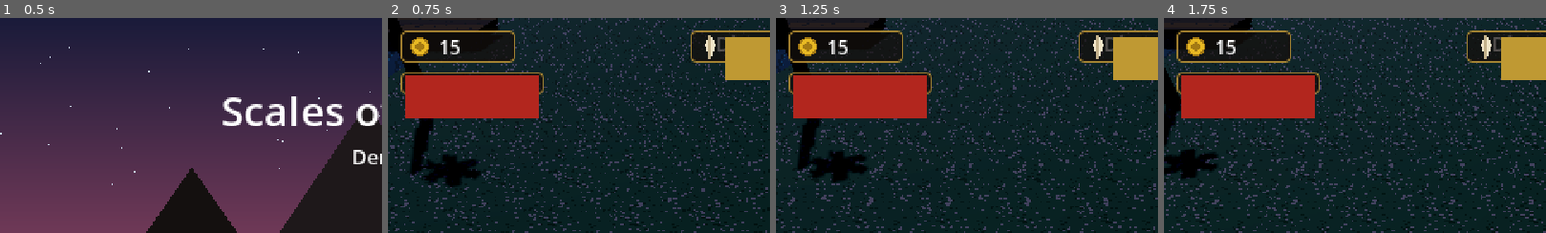
Above: before the commit, frames 1-4 (left to right).
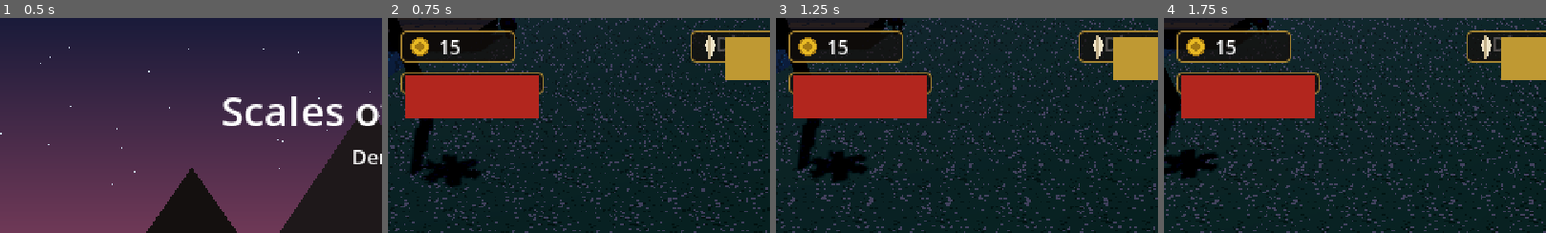
Above: after the commit, the same moments.

Repository: Aslannt/ScalesOfAnubis
Game: Godot game, scene res://scenes/ui/Main.tscn
Same seed, same stepped clock (60 frames per second), same inputs: the game is played once before the commit and once after it.
Inputs (mouse positions are % of the whole screen's width and height, from its top left):
- Up to frame 1 (0.5 s): no input
- Up to frame 2 (0.75 s): click "Nueva partida" at 0.5 s
- Up to frame 3 (1.25 s): no input
- Up to frame 4 (1.75 s): move the mouse to (72, 45) at 1.27 s; press the mouse at (72, 45) at 1.28 s; hold D (move_right) from 1.28 s (still down); tap E (interact) at 1.55 s
The pictures show only the part of the screen within x 0-50%, y 0-50%; the shares and areas given below are measured in that part.

Frame 1 is identical in both runs. In frame 2, 0.2% of the frame differs, in the area x 29-34%, y 0-10%; in frame 3, 0.2%; in frame 4, 0.2%.

Commit message:
Anadir aldeanos con dialogo: Meret, Ptahmose e Iry (M6 parcial)
- Sistema de dialogo con maquina de escribir (scripts/ui/dialogue_box.gd),
  pausa el juego mientras habla.
- Textos de dialogo centralizados en data/dialogues.json via nuevo autoload
  Dialogos.
- Meret: mision de traer 3 cosechas para el templo (-8 peso del corazon al
  completarla). Como lino no es plantable en esta demo (ver DECISIONES.md),
  acepta trigo/papiro y Thot lo comenta con humor en el propio dialogo.
- Ptahmose: compra toda la cosecha del inventario al precio de data/crops.json.
- Iry: dialogo con comentarios de Thot corrigiendo mitologia (GDD 4).
- NPCs colocados via data/map_layout.json e instanciados por WorldBuilder;
  reposicionados para no superponerse con las parcelas de cultivo.
- Probado headless simulando las interacciones completas (mision de Meret +
  venta a Ptahmose): deben y peso del corazon cambian correctamente, sin
  errores.

Co-Authored-By: Claude Sonnet 5 <noreply@anthropic.com>

Diff:
--- /dev/null
+++ b/data/dialogues.json
@@ -0,0 +1,45 @@
+{
+  "meret": {
+    "intro": [
+      "Meret: ¿Tú... caminas? Los muertos no deberían caminar.",
+      "Meret: Y sin embargo Maat pesa los actos, no el aliento. Quizá haya algo bueno en ti todavía.",
+      "Meret: El templo necesita fibra para tejer vendas. Tráeme tres cosechas y lo sabremos con certeza."
+    ],
+    "recordatorio": [
+      "Meret: El templo sigue esperando tu ofrenda. Tres cosechas, lo que sea que crezca en tu tierra."
+    ],
+    "mision_completa": [
+      "Meret: Con esto alcanza para las vendas. No es lino, pero Maat no es quisquillosa esta semana.",
+      "Meret: Empiezo a pensar que no eres una amenaza, campesino. Empiezo, dije."
+    ],
+    "repeat": [
+      "Meret: Que Maat te encuentre en equilibrio."
+    ]
+  },
+  "ptahmose": {
+    "intro": [
+      "Ptahmose: ¡Ah, un rostro nuevo en el muelle! Vendo semillas, compro cosechas, y si me invitas cerveza, cuento rumores.",
+      "Ptahmose: Tráeme lo que cultives y te pagaré en deben, como manda la costumbre."
+    ],
+    "repeat": [
+      "Ptahmose: ¿Traes algo para vender hoy?"
+    ],
+    "vender_vacio": [
+      "Ptahmose: Vuelve cuando tengas la bolsa llena de algo más que arena."
+    ],
+    "vender_exito": [
+      "Ptahmose: Buen trato. El río siempre da a quien sabe esperar."
+    ]
+  },
+  "iry": {
+    "intro": [
+      "Iry: ¡Oye! ¿Es cierto que estuviste muerto? Thot dice que sí pero Thot exagera todo.",
+      "Thot: No exagero. Documento.",
+      "Iry: ¿Y Anubis de verdad tiene cabeza de chacal? ¿Ladra?",
+      "Thot: Anubis es el dios de la momificación y protector de las necrópolis. No ladra. Que yo sepa."
+    ],
+    "repeat": [
+      "Iry: Cuando crezca quiero cuidar cultivos como tú. O ser escriba. Aún no decido."
+    ]
+  }
+}
--- a/data/map_layout.json
+++ b/data/map_layout.json
@@ -33,5 +33,10 @@
     { "tipo": "reed", "tile": [5, 21], "rot": 0 },
     { "tipo": "reed", "tile": [5, 25], "rot": 0 }
   ],
+  "npcs": [
+    { "id": "meret", "tile": [24, 8], "sheet": "meret" },
+    { "id": "ptahmose", "tile": [6, 5], "sheet": "ptahmose" },
+    { "id": "iry", "tile": [8, 22], "sheet": "iry" }
+  ],
   "player_spawn_tile": [12, 14]
 }
--- a/project.godot
+++ b/project.godot
@@ -14,6 +14,7 @@
 [autoload]
 
 Textos="*res://scripts/autoload/textos.gd"
+Dialogos="*res://scripts/autoload/dialogos.gd"
 GameTime="*res://scripts/autoload/game_time.gd"
 GameState="*res://scripts/autoload/game_state.gd"
 Codex="*res://scripts/autoload/codex.gd"
--- a/scenes/world/Farm.tscn
+++ b/scenes/world/Farm.tscn
@@ -8,6 +8,7 @@
 [ext_resource type="PackedScene" path="res://scenes/ui/HUD.tscn" id="6_hud"]
 [ext_resource type="Script" path="res://scripts/ui/pause_menu.gd" id="7_pause"]
 [ext_resource type="Script" path="res://scripts/ui/codex_menu.gd" id="8_codex"]
+[ext_resource type="Script" path="res://scripts/ui/dialogue_box.gd" id="9_dlg"]
 
 [sub_resource type="ProceduralSkyMaterial" id="ProceduralSkyMaterial_1"]
 sky_top_color = Color(0.16, 0.29, 0.55, 1)
@@ -65,3 +66,6 @@
 
 [node name="CodexMenu" type="CanvasLayer" parent="."]
 script = ExtResource("8_codex")
+
+[node name="DialogueBox" type="CanvasLayer" parent="."]
+script = ExtResource("9_dlg")
--- /dev/null
+++ b/scripts/autoload/dialogos.gd
@@ -0,0 +1,18 @@
+extends Node
+## Carga data/dialogues.json. Las lineas usan el formato "Hablante: texto".
+
+var data: Dictionary = {}
+
+
+func _ready() -> void:
+	var f := FileAccess.open("res://data/dialogues.json", FileAccess.READ)
+	if f == null:
+		push_error("No se pudo abrir data/dialogues.json")
+		return
+	var parsed = JSON.parse_string(f.get_as_text())
+	if parsed is Dictionary:
+		data = parsed
+
+
+func lines(npc_id: String, key: String) -> Array:
+	return data.get(npc_id, {}).get(key, [])
--- a/scripts/autoload/game_state.gd
+++ b/scripts/autoload/game_state.gd
@@ -21,6 +21,13 @@
 var equipped_weapon: String = "khopesh"  # khopesh | martillo
 var escarabajo_usado_esta_noche: bool = false
 var decisiones: Dictionary = {}  # id_decision -> valor elegido
+
+# progreso de dialogo con NPCs (GDD 6.7)
+var meret_intro_shown: bool = false
+var meret_mission_done: bool = false
+var ptahmose_intro_shown: bool = false
+var iry_intro_shown: bool = false
+const MERET_CROPS_NEEDED := 3
 
 var crops: Dictionary = {}
 var current_tool_index: int = 0  # 0=agricola/1=arma, ver Player
--- /dev/null
+++ b/scripts/npc/npc.gd
@@ -0,0 +1,94 @@
+class_name NPC
+extends Node3D
+## Aldeanos (GDD 4 y 6.7): Meret, Ptahmose e Iry. Dialogo simple con
+## data/dialogues.json; la logica de mision/venta esta aqui porque son solo
+## tres NPCs y una maquina de dialogo generica no aporta en una sola noche.
+
+@export var npc_id: String = ""
+@export var sheet_path: String = ""
+@export var layout_path: String = ""
+
+var sprite: AnimatedSprite3D
+var _dialogue: Node = null
+
+
+func _ready() -> void:
+	add_to_group("npcs")
+	sprite = AnimatedSprite3D.new()
+	sprite.billboard = BaseMaterial3D.BILLBOARD_FIXED_Y
+	sprite.pixel_size = 0.055
+	sprite.shaded = true
+	sprite.texture_filter = BaseMaterial3D.TEXTURE_FILTER_NEAREST
+	sprite.position = Vector3(0, 0.85, 0)
+	add_child(sprite)
+	sprite.sprite_frames = SpritesheetLoader.build(sheet_path, layout_path, 6.0)
+	sprite.play("south_idle")
+	call_deferred("_find_dialogue_box")
+
+
+func _find_dialogue_box() -> void:
+	_dialogue = get_tree().get_first_node_in_group("dialogue_box")
+
+
+func interact() -> void:
+	if _dialogue == null:
+		_find_dialogue_box()
+	match npc_id:
+		"meret": _meret()
+		"ptahmose": _ptahmose()
+		"iry": _iry()
+
+
+func _meret() -> void:
+	if not GameState.meret_intro_shown:
+		GameState.meret_intro_shown = true
+		_dialogue.show_lines(Dialogos.lines("meret", "intro"))
+		return
+	if GameState.meret_mission_done:
+		_dialogue.show_lines(Dialogos.lines("meret", "repeat"))
+		return
+	var total := GameState.item_count("trigo") + GameState.item_count("papiro")
+	if total >= GameState.MERET_CROPS_NEEDED:
+		var restante := GameState.MERET_CROPS_NEEDED
+		for cid in ["trigo", "papiro"]:
+			var take: int = mini(restante, GameState.item_count(cid))
+			if take > 0:
+				GameState.remove_item(cid, take)
+				restante -= take
+		GameState.meret_mission_done = true
+		GameState.shift_heart(-8.0, "meret_mision")
+		Codex.unlock("aaru")
+		_dialogue.show_lines(Dialogos.lines("meret", "mision_completa"))
+	else:
+		_dialogue.show_lines(Dialogos.lines("meret", "recordatorio"))
+
+
+func _ptahmose() -> void:
+	if not GameState.ptahmose_intro_shown:
+		GameState.ptahmose_intro_shown = true
+		_dialogue.show_lines(Dialogos.lines("ptahmose", "intro"))
+		return
+	var total_valor := 0
+	var vendio := false
+	for cid in ["trigo", "lino", "papiro"]:
+		var n: int = GameState.item_count(cid)
+		if n <= 0:
+			continue
+		vendio = true
+		var precio: int = int(GameState.crops[cid]["precio_venta"])
+		total_valor += precio * n
+		GameState.remove_item(cid, n)
+	if vendio:
+		GameState.add_deben(total_valor)
+		_dialogue.show_lines(Dialogos.lines("ptahmose", "vender_exito"))
+	else:
+		_dialogue.show_lines(Dialogos.lines("ptahmose", "vender_vacio"))
+
+
+func _iry() -> void:
+	if not GameState.iry_intro_shown:
+		GameState.iry_intro_shown = true
+		Codex.unlock("ba")
+		_dialogue.show_lines(Dialogos.lines("iry", "intro"))
+	else:
+		_dialogue.show_lines(Dialogos.lines("iry", "repeat"))
--- a/scripts/player/player.gd
+++ b/scripts/player/player.gd
@@ -80,7 +80,7 @@
 		_start_attack()
 
 	if Input.is_action_just_pressed("interact"):
-		_try_farm_interact()
+		_try_interact()
 
 	if Input.is_action_just_pressed("tool_1"):
 		GameState.equipped_weapon = "khopesh"
@@ -139,10 +139,14 @@
 			body.take_hit(int(stats["dano"]), dir * float(stats["empuje"]))
 
 
-func _try_farm_interact() -> void:
+func _try_interact() -> void:
+	if world_builder == null:
+		return
+	var npc := world_builder.npc_at_world(global_position, 2.4)
+	if npc:
+		npc.interact()
+		return
 	if GameTime.is_night():
-		return
-	if world_builder == null:
 		return
 	var target_pos := global_position + _facing_vector() * 1.2
 	var plot: FarmPlot = world_builder.plot_at_world(target_pos, interact_range)
--- /dev/null
+++ b/scripts/ui/dialogue_box.gd
@@ -0,0 +1,112 @@
+extends CanvasLayer
+## Caja de dialogo con maquina de escribir (GDD 11). Pausa el juego mientras
+## habla para que se sienta como una escena, no como un mensaje flotante.
+
+signal finished()
+
+var _lines: Array = []
+var _idx: int = 0
+var _char_i: int = 0
+var _typing: bool = false
+var _timer: float = 0.0
+const CHAR_SPEED := 0.025
+
+var _panel: Panel
+var _lbl_nombre: Label
+var _lbl_texto: Label
+var _on_finished: Callable = Callable()
+
+
+func _ready() -> void:
+	add_to_group("dialogue_box")
+	process_mode = Node.PROCESS_MODE_ALWAYS
+	layer = 12
+	visible = false
+
+	_panel = Panel.new()
+	_panel.set_anchors_preset(Control.PRESET_BOTTOM_WIDE)
+	_panel.offset_left = 20
+	_panel.offset_right = -20
+	_panel.offset_top = -74
+	_panel.offset_bottom = -10
+	add_child(_panel)
+
+	_lbl_nombre = Label.new()
+	_lbl_nombre.position = Vector2(10, 4)
+	_lbl_nombre.add_theme_font_size_override("font_size", 13)
+	_lbl_nombre.add_theme_color_override("font_color", Color(0.9, 0.75, 0.3))
+	_panel.add_child(_lbl_nombre)
+
+	_lbl_texto = Label.new()
+	_lbl_texto.position = Vector2(10, 24)
+	_lbl_texto.size = Vector2(420, 36)
+	_lbl_texto.autowrap_mode = TextServer.AUTOWRAP_WORD
+	_panel.add_child(_lbl_texto)
+
+
+func show_lines(raw_lines: Array, on_finished: Callable = Callable()) -> void:
+	if raw_lines.is_empty():
+		return
+	_lines = raw_lines
+	_idx = 0
+	_on_finished = on_finished
+	visible = true
+	get_tree().paused = true
+	_start_line()
+
+
+func _start_line() -> void:
+	_char_i = 0
+	_typing = true
+	_timer = 0.0
+	var parts: PackedStringArray = String(_lines[_idx]).split(": ", true, 1)
+	if parts.size() == 2:
+		_lbl_nombre.text = parts[0]
+		_lbl_texto.text = ""
+		_full_text = parts[1]
+	else:
+		_lbl_nombre.text = ""
+		_lbl_texto.text = ""
+		_full_text = parts[0]
+
+
+var _full_text: String = ""
+
+
+func _process(delta: float) -> void:
+	if not visible:
+		return
+	if _typing:
+		_timer += delta
+		var target := int(_timer / CHAR_SPEED)
+		_char_i = mini(target, _full_text.length())
+		_lbl_texto.text = _full_text.substr(0, _char_i)
+		if _char_i >= _full_text.length():
+			_typing = false
+
+
+func _unhandled_input(event: InputEvent) -> void:
+	if not visible:
+		return
+	if event.is_action_pressed("interact") or event.is_action_pressed("attack"):
+		_advance()
+		get_viewport().set_input_as_handled()
+
+
+func _advance() -> void:
+	if _typing:
+		_char_i = _full_text.length()
+		_lbl_texto.text = _full_text
+		_typing = false
+		return
+	_idx += 1
+	if _idx >= _lines.size():
+		visible = false
+		get_tree().paused = false
+		var cb := _on_finished
+		_on_finished = Callable()
+		if cb.is_valid():
+			cb.call()
+		finished.emit()
+		return
+	_start_line()
--- a/scripts/world/world_builder.gd
+++ b/scripts/world/world_builder.gd
@@ -9,6 +9,7 @@
 var player_spawn_world: Vector3 = Vector3.ZERO
 
 var farm_plots: Array = []
+var npcs: Array = []
 
 
 func build(layout_path: String = "res://data/map_layout.json") -> void:
@@ -56,6 +57,20 @@
 		node.rotation_degrees.y = float(prop.get("rot", 0))
 		props_node.add_child(node)
 
+	var npcs_node := Node3D.new()
+	npcs_node.name = "NPCs"
+	add_child(npcs_node)
+	for npc_data in data.get("npcs", []):
+		var tile: Array = npc_data["tile"]
+		var npc := NPC.new()
+		npc.npc_id = npc_data["id"]
+		var sheet: String = npc_data["sheet"]
+		npc.sheet_path = "res://assets/sprites/characters/%s.png" % sheet
+		npc.layout_path = "res://assets/sprites/characters/%s_layout.txt" % sheet
+		npc.position = _tile_to_world(float(tile[0]) + 0.5, float(tile[1]) + 0.5)
+		npcs_node.add_child(npc)
+		npcs.append(npc)
+
 	var spawn: Array = data.get("player_spawn_tile", [world_w / 2, world_h / 2])
 	player_spawn_world = _tile_to_world(float(spawn[0]) + 0.5, float(spawn[1]) + 0.5)
 
@@ -101,3 +116,14 @@
 			best = d
 			closest = p
 	return closest
+
+
+func npc_at_world(pos: Vector3, max_dist: float = 2.4) -> NPC:
+	var closest: NPC = null
+	var best := max_dist
+	for n in npcs:
+		var d: float = n.position.distance_to(pos)
+		if d < best:
+			best = d
+			closest = n
+	return closest
Not shown: 1 places in scenes/world/Farm.tscn that only renumber resources
Not shown, added: scripts/autoload/dialogos.gd.uid
Not shown, added: scripts/npc/npc.gd.uid
Not shown, added: scripts/ui/codex_menu.gd.uid
Not shown, added: scripts/ui/dialogue_box.gd.uid
